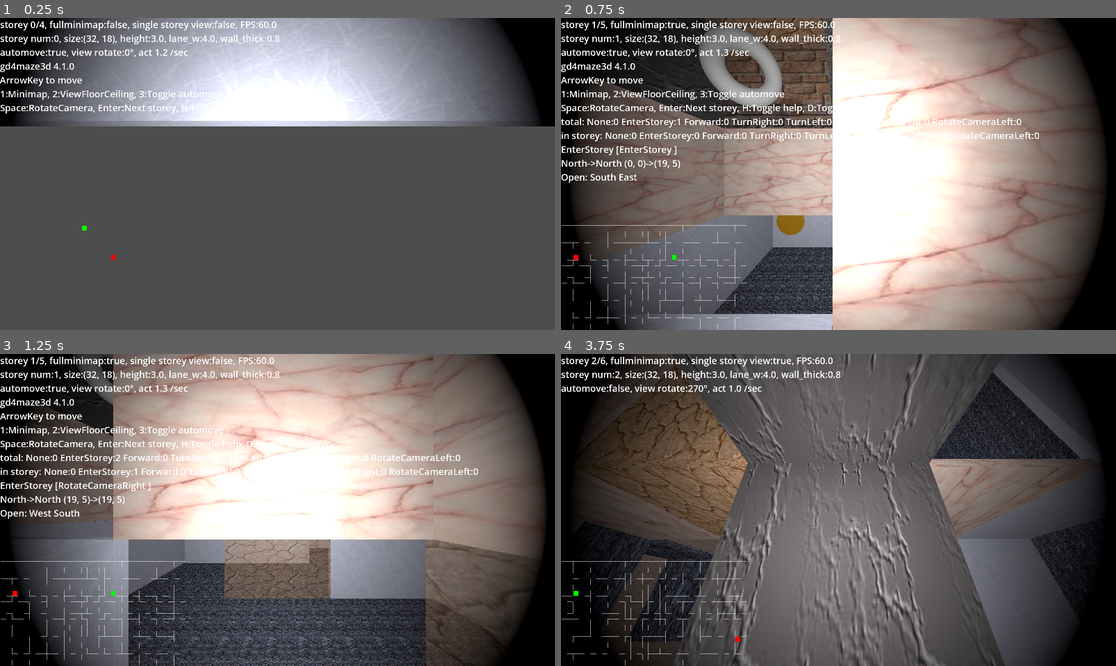
Above: before the commit, frames 1-4 (two rows, left to right).
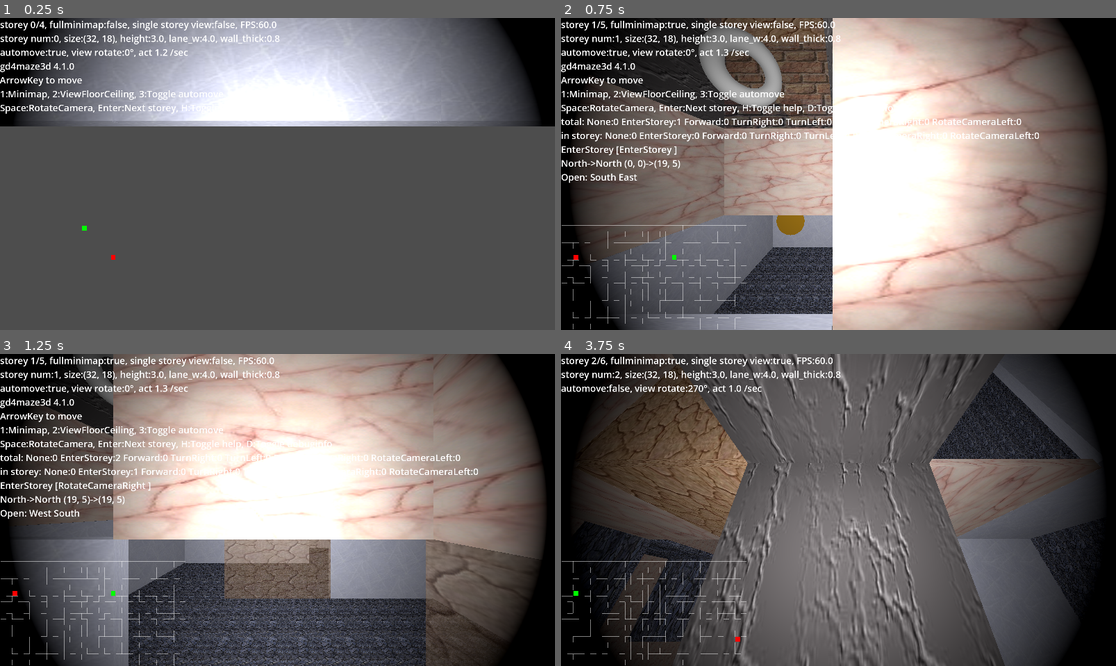
Above: after the commit, the same moments.

Repository: kasworld/gd4maze3d
Game: Godot game, scene res://main.tscn
Two runs of this game, one before a commit and one after it. Both use one fixed random seed, a clock stepped at 60 frames per second and the inputs below.
Inputs (mouse positions are in pixels of both pictures, inside the frame that each line leads up to):
- Up to frame 1 (0.25 s): no input
- Up to frame 2 (0.75 s): tap Enter at 0.5 s; move the mouse to (960, 158) at 0.52 s; hold D from 0.53 s (still down); tap 1 at 0.6 s; click (960, 158) at 0.67 s
- Up to frame 3 (1.25 s): keep holding D; tap Space at 0.77 s
- Up to frame 4 (3.75 s): move the mouse to (727, 525) at 1.27 s; release D at 1.28 s; hold Down 1.28-2.03 s; tap 2 at 1.35 s; tap Space at 1.52, 3.02 s; move the mouse to (894, 441) at 2.02 s; hold D 2.03-2.78 s; tap 3 at 2.1 s; move the mouse to (810, 572) at 2.77 s; hold Up 2.78-3.53 s; tap H at 2.85 s; click (810, 572) at 2.92 s; move the mouse to (1005, 556) at 3.52 s; hold Left from 3.53 s (still down); tap Enter at 3.6 s

Frame 1 is identical in both runs. In frame 2, 0.4% of the frame differs, in the area x 4-49%, y 0-68%; in frame 3, 0.6%; in frame 4, 3.0%, in the area x 6-91%, y 0-93%.

Commit message:
del wall rotation

Diff:
--- a/storey.gd
+++ b/storey.gd
@@ -195,11 +195,12 @@
 			mat.transparency = BaseMaterial3D.Transparency.TRANSPARENCY_ALPHA
 		_:
 			mat.albedo_texture = main_wall_tex
-	var w = new_box(Vector3(lane_w*0.999,storey_h*0.999,wall_thick), mat)
+	var w :MeshInstance3D
 	if face_x:
-		w.rotate_y(PI/2)
+		w = new_box(Vector3(wall_thick,storey_h*0.999,lane_w*0.999), mat)
 		w.position = Vector3( x *lane_w, storey_h/2.0, y *lane_w +lane_w/2)
 	else :
+		w = new_box(Vector3(lane_w*0.999,storey_h*0.999,wall_thick), mat)
 		w.position = Vector3( x *lane_w +lane_w/2, storey_h/2.0, y *lane_w)
 	$WallContainer.add_child(w)
 
